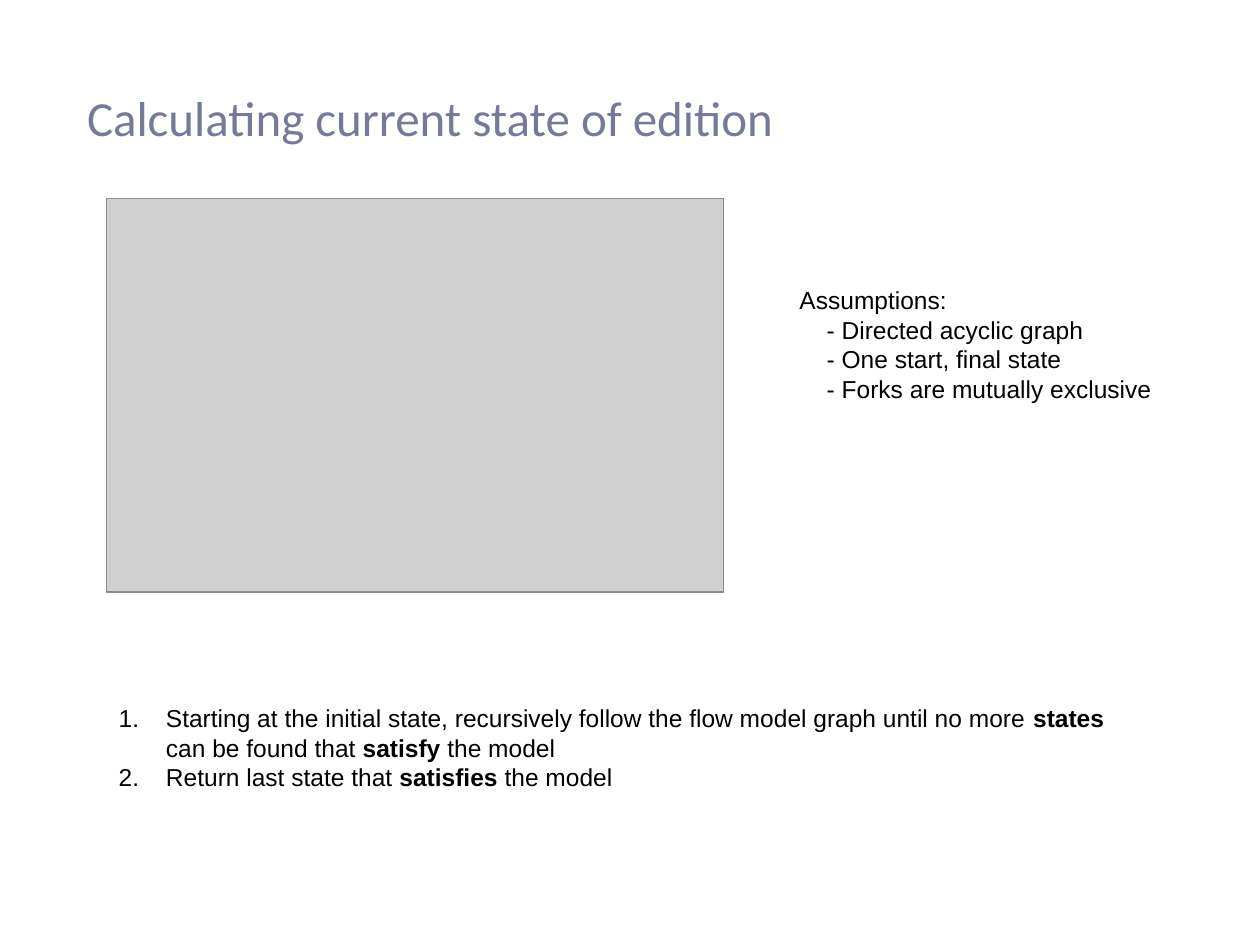
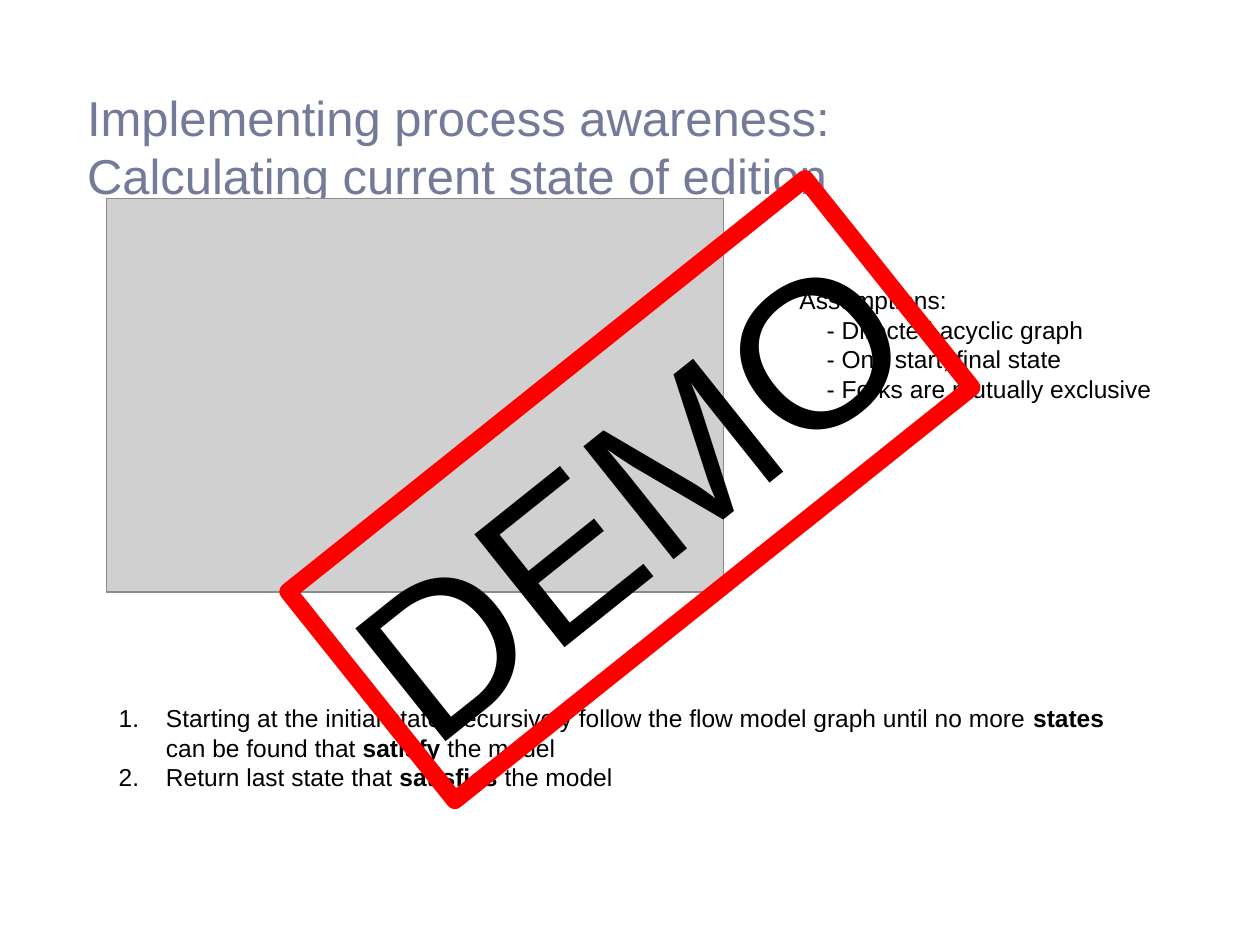
Before and after one commit to saadbinabid1/FlexMDEPaper, a slide deck: slide 14 of presentation/FlexMDE.pptx (slide 37 before the commit). Drawn at 1260x945 pixels with LibreOffice and Linux fonts; fonts in the diff are those of the drawing; grey boxes stand for pictures; background and template pictures are left out. Boxes give left, top, right and bottom in pixels: in the first picture for what was removed or moved away, otherwise in the second. Text is boxed around its words. In the diff, an @@ line names an element or a change of style, - is before the commit and + after.

```diff
--- a/presentation/FlexMDE.pptx
+++ b/presentation/FlexMDE.pptx
@@ title at [87,100,829,204]: text changed; font Calibri to Arial @@
-Calculating current state of edition
+Implementing process awareness:
+Calculating current state of edition
@@ rectangle added at [288,179,971,801], outline #FF0000 10 pt, 120 pt, text #000000 @@
+DEMO
```
Also in this commit, not shown: 4 other slides changed, 8 slides added, 29 slides removed, 4 other files.
